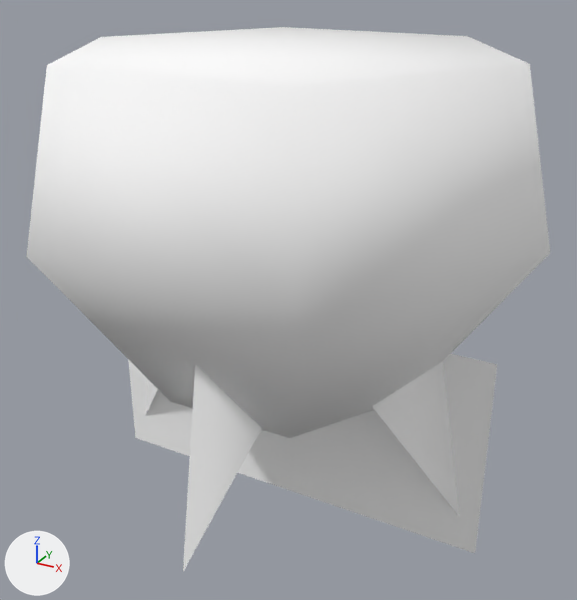
Before and after pictures for a commit that changed the glTF model public/3d/item/model__item__room.ofs_425_0/0425hana_r_okas_.gltf.
One viewpoint serves both versions: a camera (50 mm lens) standing at (0.569, -1.03, 0.714) and looking at (0.003, -0.002, 0.2). The axes (+X, +Y, +Z) are drawn at lower left. The lights are the same throughout. The first picture is the older version.

In view in the first picture: '0425hana_r_okas_'.
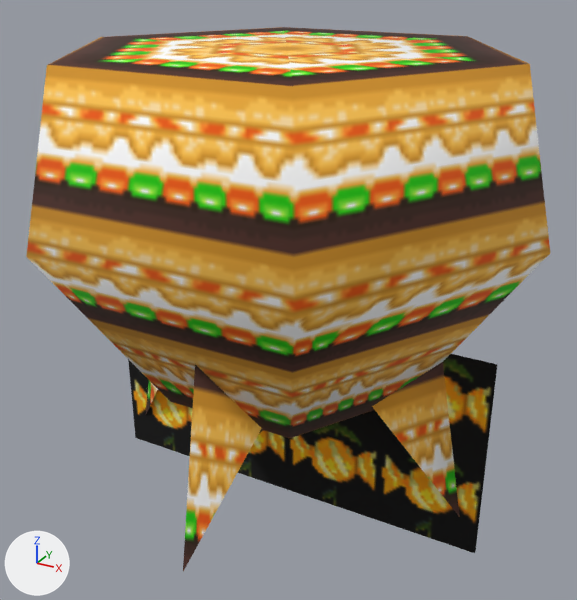
Pixel boxes (x1, y1, x2, y2) of what changed, in the pictures (577 x 600 px):
'0425hana_r_okas_', surface changed (white to orange)
    both: (26, 27, 550, 571)

The change in detail:
Picture 'hana_kasi_c' (img_hana_kasi_c) is new.
Picture 'hana_r_hati_f' (img_hana_r_hati_f) is new.
In material 'hati_f' (mat_hati_f), base_color is no longer (1.0, 1.0, 1.0), white #ffffff.
In material 'hati_f' (mat_hati_f), texture is now set to img_hana_r_hati_f.
In material 'hana_okasi_c' (mat_hana_okasi_c), base_color is no longer (1.0, 1.0, 1.0), white #ffffff.
In material 'hana_okasi_c' (mat_hana_okasi_c), texture is now set to img_hana_kasi_c.
